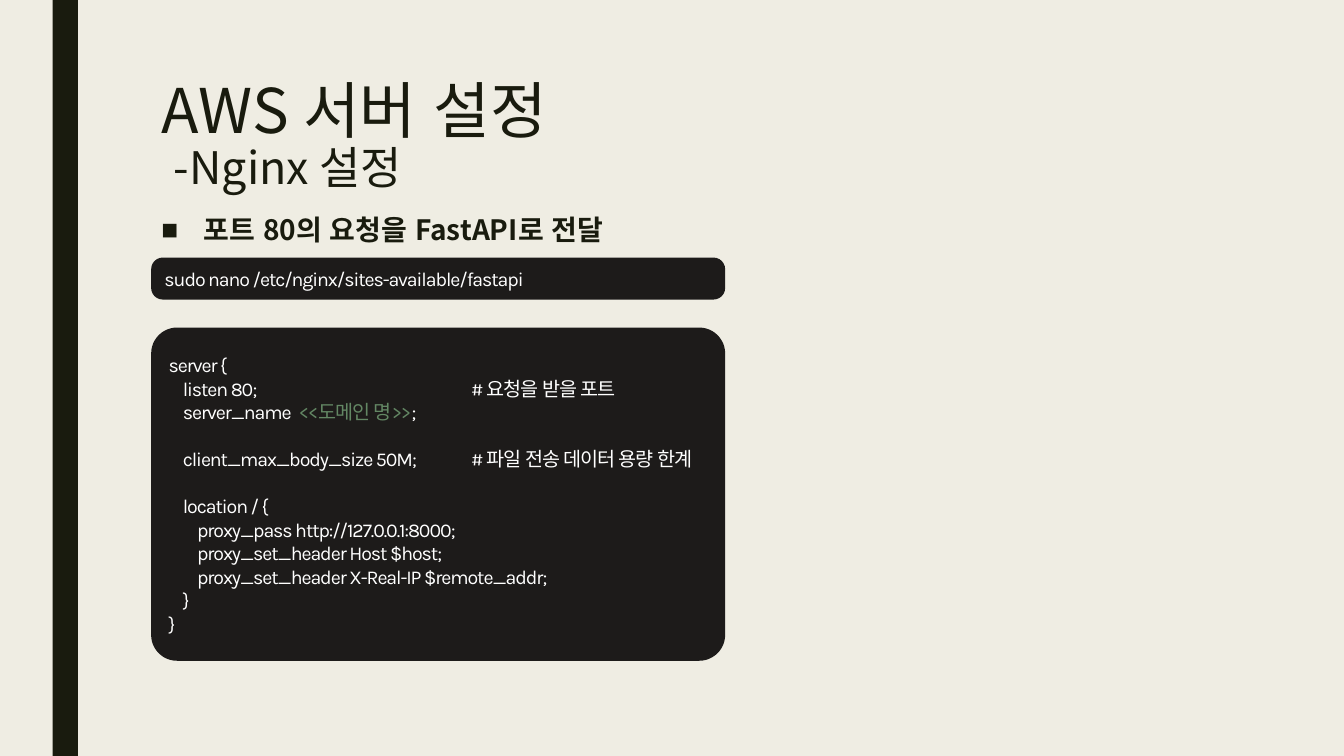
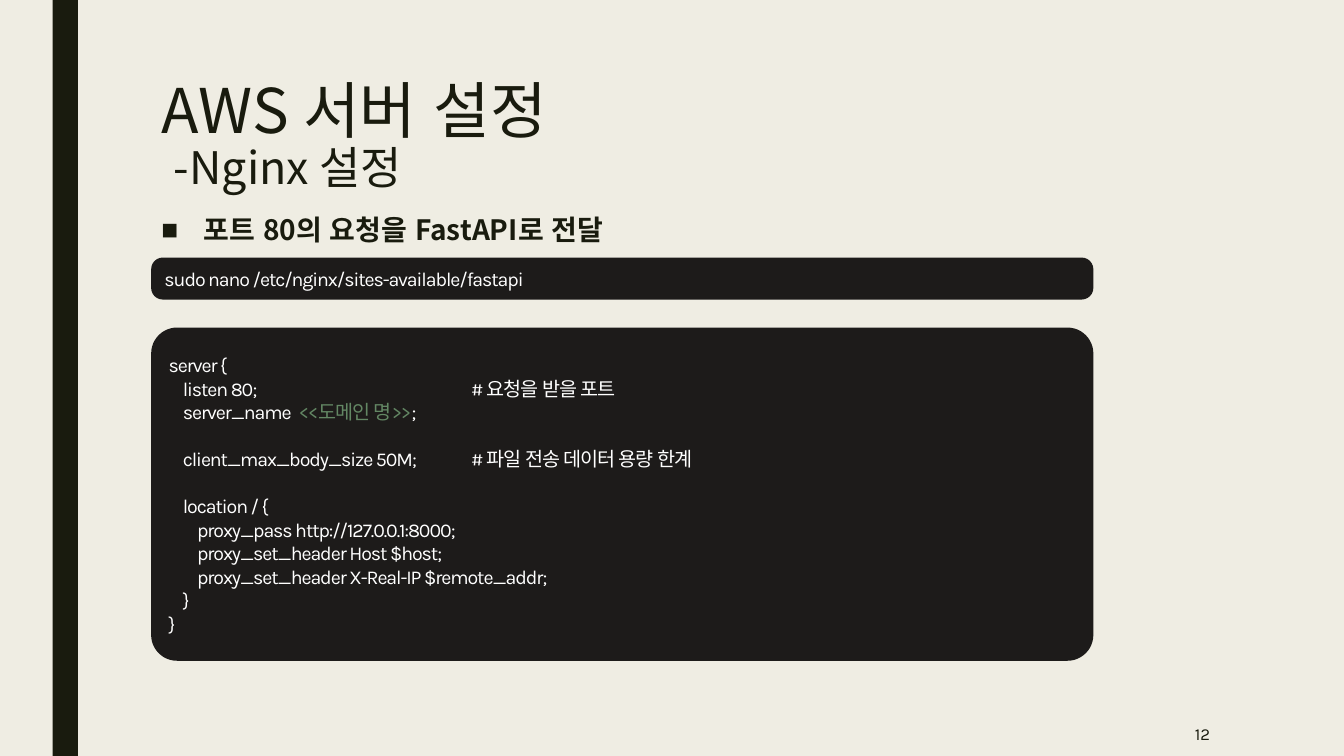
Before and after one commit to sj84900/koreanCashCounter, a slide deck: slide 12 of Ai기반 화폐 감지 및 계산.pptx (slide 11 before the commit). Drawn at 1344x756 pixels with LibreOffice and Linux fonts; fonts in the diff are those of the drawing. Boxes give left, top, right and bottom in pixels: in the first picture for what was removed or moved away, otherwise in the second. Text is boxed around its words. In the diff, an @@ line names an element or a change of style, - is before the commit and + after.

```diff
--- a/Ai기반 화폐 감지 및 계산.pptx
+++ b/Ai기반 화폐 감지 및 계산.pptx
@@ rounded rectangle "sudo nano /etc/nginx/sites-available/fastapi": place and size @@
-rounded rectangle "sudo nano /etc/nginx/sites-available/fastapi" at [151,258,725,300]
+rounded rectangle "sudo nano /etc/nginx/sites-available/fastapi" at [151,258,1094,300]
@@ rounded rectangle "server {": place and size @@
-rounded rectangle "server {" at [151,328,725,661]
+rounded rectangle "server {" at [151,328,1094,661]
@@ page number added at [1195,729,1210,740], 12 pt, text #191B0E @@
+12
```
Also in this commit, not shown: 15 other slides changed, 1 slide added.
